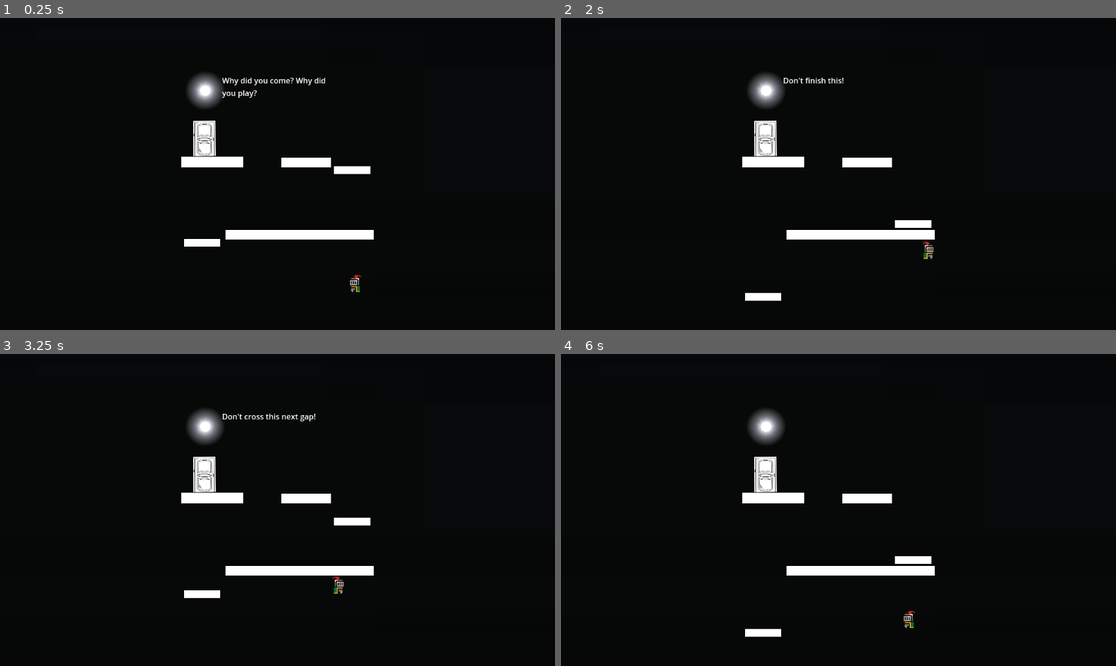
Above: before the commit, frames 1-4 (two rows, left to right).
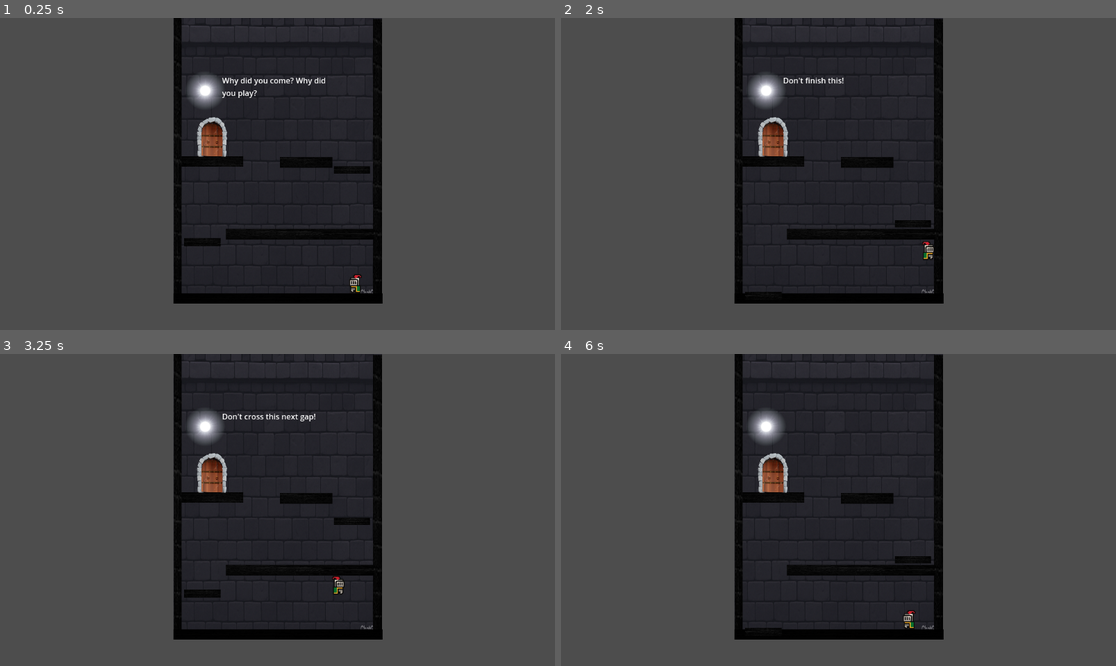
Above: after the commit, the same moments.

Repository: AdhvikV/Daydream-Atlanta-Demo-Game
Game: Godot game, scene res://scenes/tower_1.tscn
Two runs of this game, one before a commit and one after it. Both use one fixed random seed, a clock stepped at 60 frames per second and the inputs below.
Inputs (mouse positions are in pixels of both pictures, inside the frame that each line leads up to):
- Up to frame 1 (0.25 s): no input
- Up to frame 2 (2 s): tap Enter (ui_accept) at 0.5, 0.77, 1.52 s; move the mouse to (960, 158) at 0.52 s; hold Right (ui_right) from 0.53 s (still down); move the mouse to (727, 189) at 1.27 s
- Up to frame 3 (3.25 s): move the mouse to (333, 441) at 2.02 s; release Right (ui_right) at 2.03 s; hold Left (ui_left) 2.03-2.78 s; move the mouse to (249, 572) at 2.77 s; hold Right (ui_right) from 2.78 s (still down); tap Enter (ui_accept) at 3.02 s
- Up to frame 4 (6 s): move the mouse to (1005, 556) at 3.52 s; tap Enter (ui_accept) at 3.77, 4.52 s; move the mouse to (672, 463) at 4.27 s; release Right (ui_right) at 4.28 s; hold Left (ui_left) 4.28-5.03 s; move the mouse to (866, 510) at 5.02 s; hold Right (ui_right) 5.03-5.78 s; move the mouse to (755, 432) at 5.77 s; hold Left (ui_left) from 5.78 s (still down)

The runs differ from the first frame. In frame 1, 93% of the frame differs, in the area x 0-100%, y 0-100%; in frame 2, 93%; in frame 3, 93%; in frame 4, 93%.

Commit message:
commit
.

Diff:
--- a/dont-follow-me/scenes/tower_1.tscn
+++ b/dont-follow-me/scenes/tower_1.tscn
@@ -1,11 +1,12 @@
-[gd_scene load_steps=25 format=3 uid="uid://cbnc3hktgiokv"]
+[gd_scene load_steps=21 format=3 uid="uid://cbnc3hktgiokv"]
 
 [ext_resource type="Texture2D" uid="uid://cts1v4nqruy1n" path="res://black.webp" id="1_s6n7h"]
 [ext_resource type="PackedScene" uid="uid://dlajetnicnim5" path="res://scenes/Main.tscn" id="1_wibx0"]
 [ext_resource type="Script" uid="uid://b8xicwcnk3y3i" path="res://scenes/elevator_1.gd" id="2_74ksm"]
-[ext_resource type="Texture2D" uid="uid://dpnv41hads0ao" path="res://black bricks.webp" id="2_s6n7h"]
-[ext_resource type="Texture2D" uid="uid://dmm7yp6c31hfm" path="res://door111.png" id="5_s6n7h"]
+[ext_resource type="Texture2D" uid="uid://b3rjk2j0sg4tf" path="res://bg.png" id="3_bujc5"]
+[ext_resource type="Texture2D" uid="uid://h67qu17d6mrx" path="res://dr.webp" id="3_m2mxy"]
 [ext_resource type="Script" uid="uid://1scl2qc0hhq0" path="res://scenes/door.gd" id="5_s7l2g"]
+[ext_resource type="Texture2D" uid="uid://c7smnft361byc" path="res://castle door.png" id="7_m2mxy"]
 
 [sub_resource type="RectangleShape2D" id="RectangleShape2D_74ksm"]
 size = Vector2(15, 517)
@@ -13,23 +14,17 @@
 [sub_resource type="RectangleShape2D" id="RectangleShape2D_s6n7h"]
 size = Vector2(108, 20)
 
-[sub_resource type="CanvasTexture" id="CanvasTexture_s6n7h"]
-
 [sub_resource type="RectangleShape2D" id="RectangleShape2D_s7l2g"]
 size = Vector2(119, 19)
 
 [sub_resource type="RectangleShape2D" id="RectangleShape2D_q0t3x"]
 size = Vector2(93, 20)
 
-[sub_resource type="CanvasTexture" id="CanvasTexture_s7l2g"]
-
 [sub_resource type="RectangleShape2D" id="RectangleShape2D_bujc5"]
 size = Vector2(400, 20)
 
 [sub_resource type="RectangleShape2D" id="RectangleShape2D_scsu3"]
 size = Vector2(19, 132)
-
-[sub_resource type="CanvasTexture" id="CanvasTexture_bujc5"]
 
 [sub_resource type="RectangleShape2D" id="RectangleShape2D_dp6v5"]
 size = Vector2(76, 15)
@@ -84,10 +79,6 @@
 &"RESET": SubResource("Animation_1qpve")
 }
 
-[sub_resource type="CanvasTexture" id="CanvasTexture_m2mxy"]
-
-[sub_resource type="CanvasTexture" id="CanvasTexture_q0t3x"]
-
 [sub_resource type="RectangleShape2D" id="RectangleShape2D_m2mxy"]
 size = Vector2(128, 22)
 
@@ -99,16 +90,15 @@
 
 [node name="Tower1" type="Node2D"]
 
-[node name="ColorRect" type="ColorRect" parent="."]
-offset_left = 3.0
-offset_right = 1155.0
-offset_bottom = 647.0
-color = Color(0, 0, 0, 1)
+[node name="background" type="Sprite2D" parent="."]
+position = Vector2(576.5, 270)
+scale = Vector2(0.28190103, 0.6271972)
+texture = ExtResource("3_bujc5")
 
 [node name="Box" type="StaticBody2D" parent="."]
 
 [node name="Sprite2D" type="Sprite2D" parent="Box"]
-position = Vector2(588.99994, 332)
+position = Vector2(67277, 5963.9995)
 scale = Vector2(400, 500)
 texture = ExtResource("1_s6n7h")
 
@@ -118,13 +108,18 @@
 position = Vector2(366.49997, 331.5)
 shape = SubResource("RectangleShape2D_74ksm")
 
+[node name="Sprite2D" type="Sprite2D" parent="Box/left wall"]
+position = Vector2(783.5, 297.25)
+scale = Vector2(0.06985294, 3.256906)
+texture = ExtResource("3_m2mxy")
+
 [node name="right wall" type="StaticBody2D" parent="Box"]
 position = Vector2(420, -1)
 
 [node name="Sprite2D" type="Sprite2D" parent="Box/right wall"]
-position = Vector2(1517, 47310)
-scale = Vector2(16.999966, 325.5778)
-texture = ExtResource("2_s6n7h")
+position = Vector2(-51.00049, 296)
+scale = Vector2(0.058821555, 3.292041)
+texture = ExtResource("3_m2mxy")
 
 [node name="CollisionShape2D" type="CollisionShape2D" parent="Box/right wall"]
 position = Vector2(363.5, 332.5)
@@ -133,9 +128,10 @@
 [node name="Floor1" type="StaticBody2D" parent="."]
 
 [node name="Sprite2D" type="Sprite2D" parent="Floor1"]
-position = Vector2(576, 582)
-scale = Vector2(400, 20)
-texture = ExtResource("1_s6n7h")
+modulate = Color(0.18060225, 0.17150077, 0.15994236, 1)
+position = Vector2(577.00006, 582.50006)
+scale = Vector2(1.5955886, 0.11602284)
+texture = ExtResource("3_m2mxy")
 
 [node name="CollisionShape2D" type="CollisionShape2D" parent="Floor1"]
 position = Vector2(636, 300)
@@ -144,9 +140,9 @@
 [node name="Floor2" type="StaticBody2D" parent="."]
 
 [node name="Sprite2D" type="Sprite2D" parent="Floor2"]
-position = Vector2(622, 450)
-scale = Vector2(308, 20)
-texture = SubResource("CanvasTexture_s6n7h")
+position = Vector2(622.74884, 449.25)
+scale = Vector2(1.1268464, 0.12430926)
+texture = ExtResource("3_m2mxy")
 
 [node name="CollisionShape2D" type="CollisionShape2D" parent="Floor2"]
 position = Vector2(716.5, 449.5)
@@ -159,9 +155,9 @@
 [node name="Floor3" type="StaticBody2D" parent="."]
 
 [node name="Sprite2D" type="Sprite2D" parent="Floor3"]
-position = Vector2(635.5, 300)
-scale = Vector2(103.000015, 20)
-texture = SubResource("CanvasTexture_s7l2g")
+position = Vector2(635.3121, 300)
+scale = Vector2(0.40211716, 0.121546865)
+texture = ExtResource("3_m2mxy")
 
 [node name="CollisionShape2D" type="CollisionShape2D" parent="Floor3"]
 position = Vector2(576, 582)
@@ -178,9 +174,9 @@
 script = ExtResource("2_74ksm")
 
 [node name="Sprite2D" type="Sprite2D" parent="elevator 1"]
-position = Vector2(419.419, 451.007)
-scale = Vector2(-75.53597, 15.6409445)
-texture = SubResource("CanvasTexture_bujc5")
+position = Vector2(419.7408, 449.7566)
+scale = Vector2(-0.2790469, 0.09177291)
+texture = ExtResource("3_m2mxy")
 
 [node name="CollisionShape2D" type="CollisionShape2D" parent="elevator 1"]
 position = Vector2(419, 450.5)
@@ -195,10 +191,10 @@
 [node name="elevator 2" type="StaticBody2D" parent="."]
 script = ExtResource("2_74ksm")
 
-[node name="Sprite2D" type="Sprite2D" parent="elevator 2"]
-position = Vector2(731, 300)
-scale = Vector2(-75.53597, 15.6409445)
-texture = SubResource("CanvasTexture_m2mxy")
+[node name="Sprite2D2" type="Sprite2D" parent="elevator 2"]
+position = Vector2(730.74414, 299.44858)
+scale = Vector2(0.27753025, 0.08230468)
+texture = ExtResource("3_m2mxy")
 
 [node name="CollisionShape2D" type="CollisionShape2D" parent="elevator 2"]
 position = Vector2(731, 299)
@@ -213,9 +209,9 @@
 [node name="Floor3_2" type="StaticBody2D" parent="."]
 
 [node name="Sprite2D" type="Sprite2D" parent="Floor3_2"]
-position = Vector2(440.6322, 298.94916)
-scale = Vector2(-129.6434, 21.821093)
-texture = SubResource("CanvasTexture_q0t3x")
+position = Vector2(441.00003, 298)
+scale = Vector2(-0.47423175, -0.12195259)
+texture = ExtResource("3_m2mxy")
 
 [node name="CollisionShape2D" type="CollisionShape2D" parent="Floor3_2"]
 position = Vector2(441, 299)
@@ -225,12 +221,12 @@
 script = ExtResource("5_s7l2g")
 
 [node name="Sprite2D" type="Sprite2D" parent="door"]
-position = Vector2(424.5, 250)
-scale = Vector2(0.49565205, 0.37894732)
-texture = ExtResource("5_s6n7h")
+position = Vector2(439, 247.00002)
+scale = Vector2(0.060326, 0.07109414)
+texture = ExtResource("7_m2mxy")
 
 [node name="CollisionShape2D" type="CollisionShape2D" parent="door"]
-position = Vector2(425, 250)
+position = Vector2(440, 252)
 shape = SubResource("RectangleShape2D_5msos")
 
 [node name="circle obstacle" type="StaticBody2D" parent="."]
Binary file added: dont-follow-me/bg.png
Not shown, added: dont-follow-me/bg.png.import
Binary file added: dont-follow-me/dr.webp
Not shown, added: dont-follow-me/dr.webp.import
